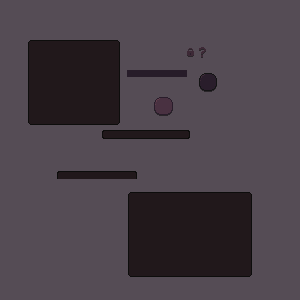
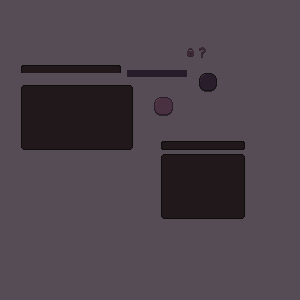
Layered file, before and after one edit (300x300). Changes by layer:
painted on "InventoryGridContainer.png" over [128, 154, 252, 277]
painted on "InventoryNavigationBar.png" over [102, 130, 245, 150]
painted on "InventoryInfoTitleContainer.png" over [21, 65, 137, 179]
painted on "InventoryInfoContainer.png" over [21, 40, 133, 150]
